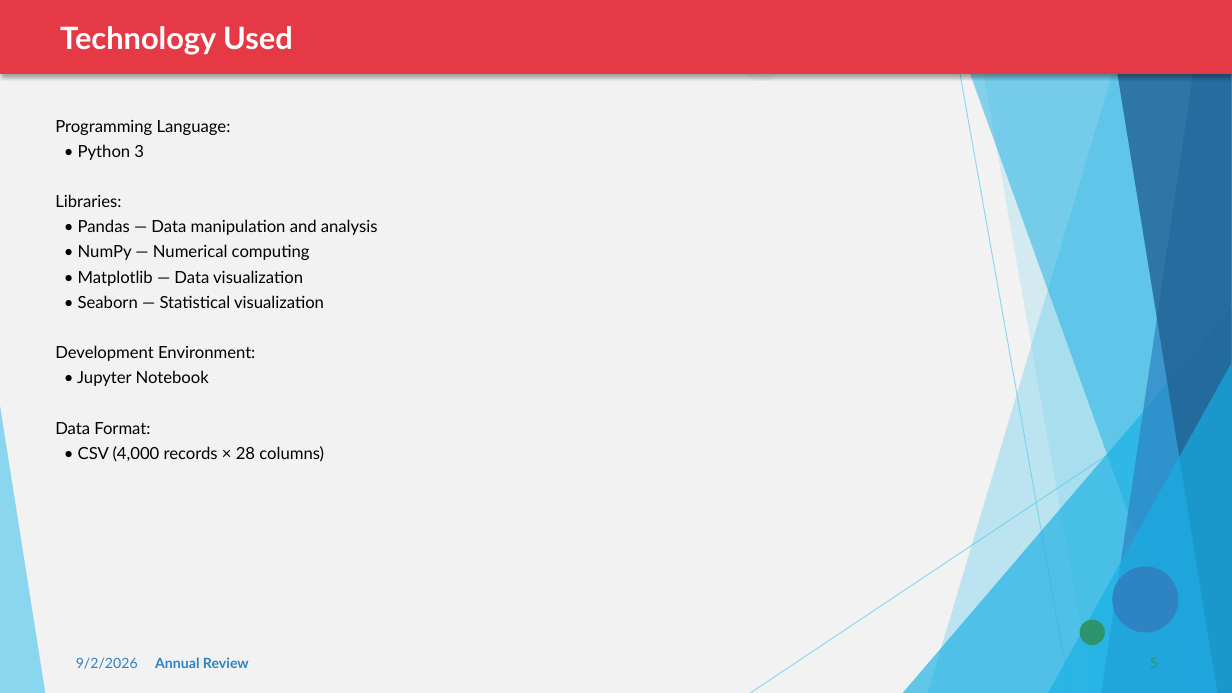
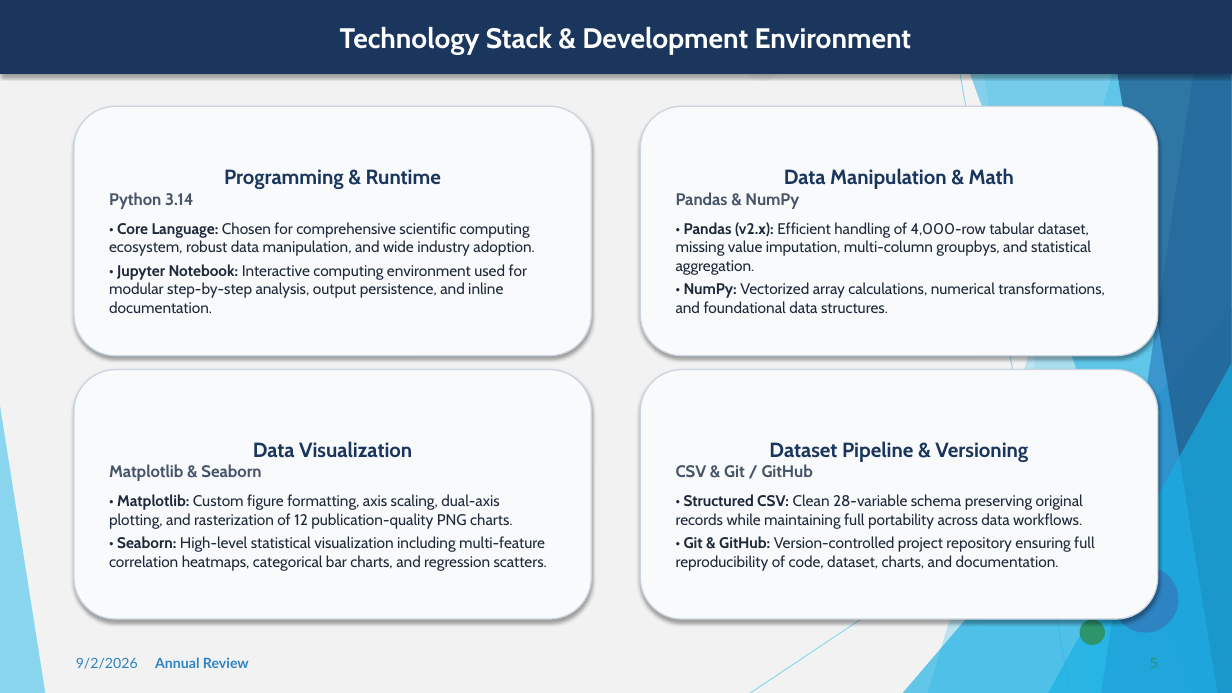
Before and after one commit to krishna3163/Seasonal-Agriculture-Performance-Analysis, a slide deck: slide 5 of VOIS_Project_PPT.pptx. Drawn at 1232x693 pixels with LibreOffice and Linux fonts; fonts in the diff are those of the drawing. Boxes give left, top, right and bottom in pixels: in the first picture for what was removed or moved away, otherwise in the second. Text is boxed around its words. In the diff, an @@ line names an element or a change of style, - is before the commit and + after.

Commit message:
Professionally polish PPT: fix data consistency, remove emojis, improve GitHub & certificate slides

```diff
--- a/VOIS_Project_PPT.pptx
+++ b/VOIS_Project_PPT.pptx
@@ rectangle "Technology Stack & Development Environment" at (0, 0, 1232, 74): fill #E63946 to #1B365D; outline none to #1B365D 1 pt @@
@@ text in rectangle at (340, 27, 912, 54): text changed; size 24 to 22 pt; font Lato to Cabin @@
-Technology Used
+Technology Stack & Development Environment
@@ rounded rectangle "Programming & Runtime": place and size @@
-rounded rectangle "Programming & Runtime" at (55, 120, 378, 462)
+rounded rectangle "Programming & Runtime" at (74, 106, 592, 356)
@@ rounded rectangle "Programming & Runtime" at (74, 106, 592, 356): vertical alignment top to middle; fill none to #F8FAFC; outline none to #CBD5E1 1 pt; shadow on @@
@@ rounded rectangle added at (640, 106, 1158, 356), fill #F8FAFC, outline #CBD5E1 1 pt, 12 pt, text #1E293B @@
+Data Manipulation & Math
+Pandas & NumPy
+• Pandas (v2.x): Efficient handling of 4,000-row tabular dataset, missing value imputation, multi-column groupbys, and statistical aggregation.
+• NumPy: Vectorized array calculations, numerical transformations, and foundational data structures.
@@ text in rounded rectangle at (109, 192, 534, 313): text changed; size 13 to 12 pt; font Lato to Cabin; text colour #000000 to #1E293B @@
-Programming Language:
-• Python 3
-Libraries:
-• Pandas — Data manipulation and analysis
-• NumPy — Numerical computing
-• Matplotlib — Data visualization
-• Seaborn — Statistical visualization
-Development Environment:
-• Jupyter Notebook
-Data Format:
-• CSV (4,000 records × 28 columns)
+Programming & Runtime
+Python 3.14
+• Core Language: Chosen for comprehensive scientific computing ecosystem, robust data manipulation, and wide industry adoption.
+• Jupyter Notebook: Interactive computing environment used for modular step-by-step analysis, output persistence, and inline documentation.
@@ rounded rectangle added at (74, 370, 592, 619), fill #F8FAFC, outline #CBD5E1 1 pt, 12 pt, text #1E293B @@
+Data Visualization
+Matplotlib & Seaborn
+• Matplotlib: Custom figure formatting, axis scaling, dual-axis plotting, and rasterization of 12 publication-quality PNG charts.
+• Seaborn: High-level statistical visualization including multi-feature correlation heatmaps, categorical bar charts, and regression scatters.
@@ rounded rectangle added at (640, 370, 1158, 619), fill #F8FAFC, outline #CBD5E1 1 pt, 12 pt, text #1E293B @@
+Dataset Pipeline & Versioning
+CSV & Git / GitHub
+• Structured CSV: Clean 28-variable schema preserving original records while maintaining full portability across data workflows.
+• Git & GitHub: Version-controlled project repository ensuring full reproducibility of code, dataset, charts, and documentation.
```
Also in this commit, not shown: 13 other slides changed.
